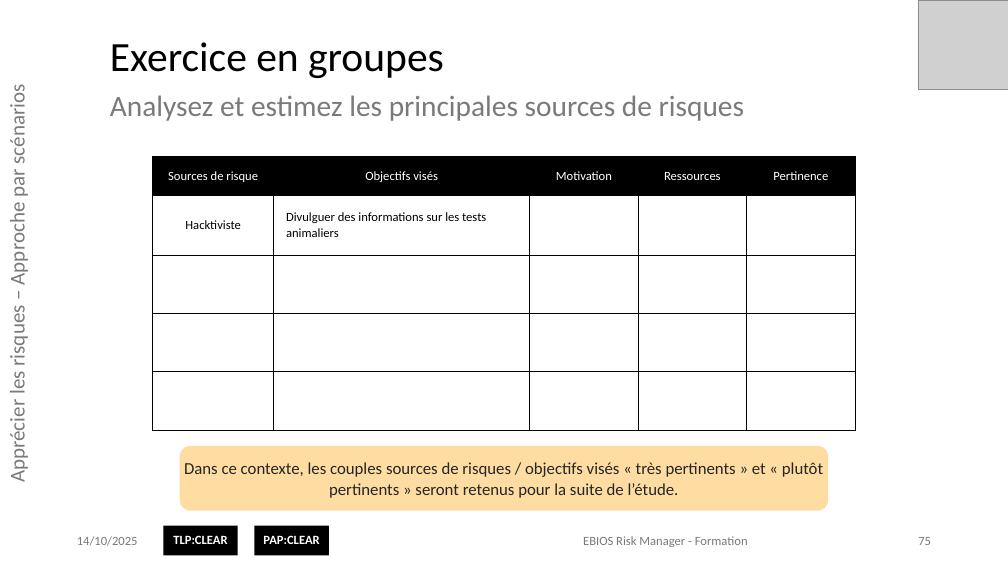
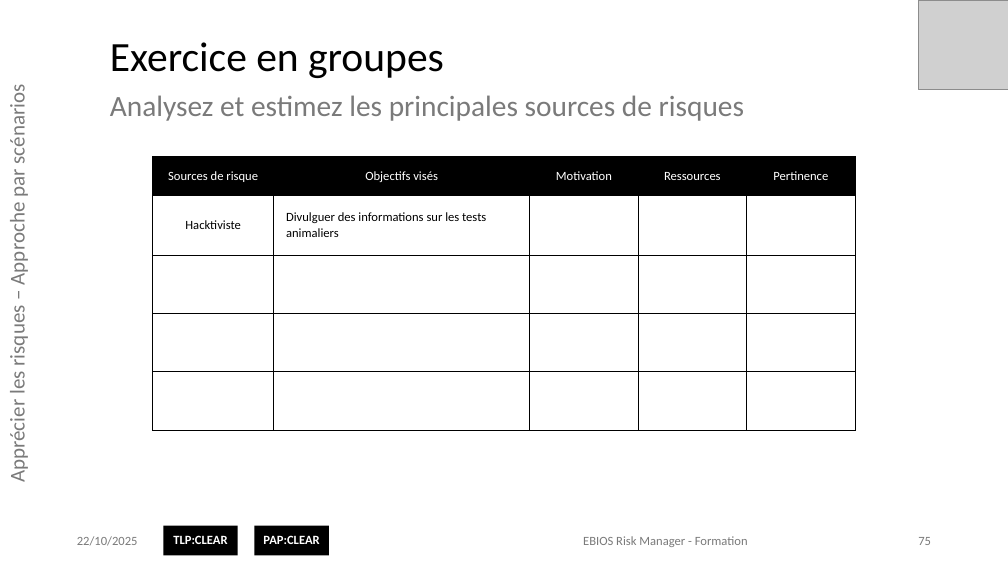
Before and after one commit to matthieu-grall/ebios_formation, a slide deck: slide 75 of EBIOS Risk Manager - Formation - Présentation.pptx. Drawn at 1008x567 pixels with LibreOffice and Linux fonts; fonts in the diff are those of the drawing; grey boxes stand for pictures; background and template pictures are left out. Boxes give left, top, right and bottom in pixels: in the first picture for what was removed or moved away, otherwise in the second. Text is boxed around its words. In the diff, an @@ line names an element or a change of style, - is before the commit and + after.

```diff
--- a/EBIOS Risk Manager - Formation - Présentation.pptx
+++ b/EBIOS Risk Manager - Formation - Présentation.pptx
@@ rounded rectangle removed at box(180, 446, 829, 511) @@
-  Dans ce contexte, les couples sources de risques / objectifs visés « très pertinents » et « plutôt pertinents » seront retenus pour la suite de l’étude.
@@ text at box(77, 536, 138, 546): text changed @@
-14/10/2025
+22/10/2025
```
Also in this commit, not shown: 157 other slides changed, 1 slide added, 1 slide removed, 5 other files.
